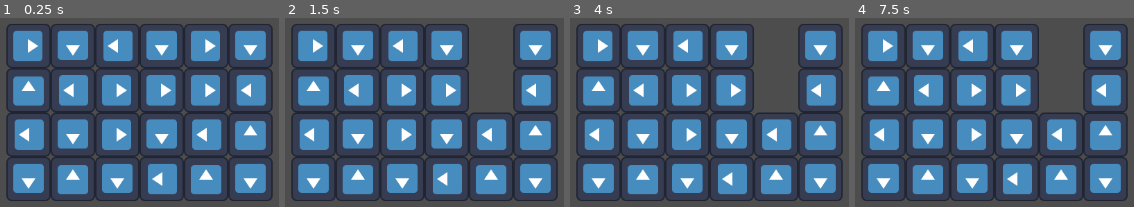
Above: before the commit, frames 1-4 (left to right).
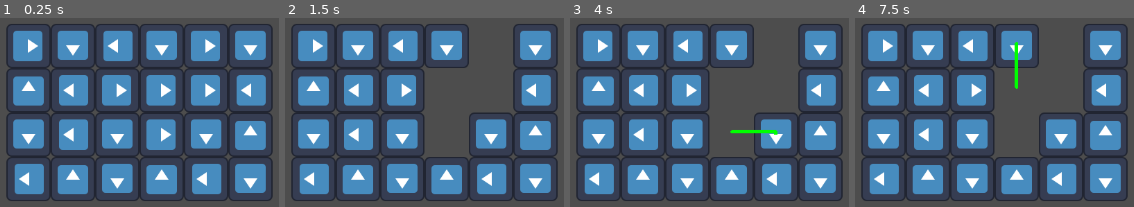
Above: after the commit, the same moments.

Repository: sbxte/gimapp25-hands-on
Game: Godot game, scene res://scenes/Main.tscn
Two runs of this game, one before a commit and one after it. Both use one fixed random seed, a clock stepped at 60 frames per second and the inputs below. The engine's default icon, where the game draws it, is replaced by a stand-in: a white triangle on a blue panel in a dark square.
Inputs (mouse positions are in pixels of both pictures, inside the frame that each line leads up to):
- Up to frame 1 (0.25 s): no input
- Up to frame 2 (1.5 s): tap Enter at 0.5 s; drag from (491, 89) to (outside the picture) at 0.52 s; tap Space at 1.25 s; drag from (446, 89) to (385, 203) at 1.27 s
- Up to frame 3 (4 s): tap Enter at 2, 3.5 s; move the mouse to (687, 89) at 2.02 s; click (687, 89) at 2.17 s; tap Space at 2.75 s; drag from (687, 135) to (outside the picture) at 2.77 s; drag from (776, 135) to (748, 112) at 3.52 s
- Up to frame 4 (7.5 s): tap Space at 4.25 s; drag from (927, 89) to (outside the picture) at 4.27 s; move the mouse to (927, 135) at 5.02 s; click (927, 135) at 5.17 s; drag from (1016, 135) to (outside the picture) at 5.77 s; drag from (1106, 178) to (outside the picture) at 6.52 s; drag from (1016, 46) to (955, 203) at 7.27 s

The runs differ from the first frame. In frame 1, 3.0% of the frame differs, in the area x 4-80%, y 53-94%; in frame 2, 7.1%; in frame 3, 7.2%; in frame 4, 7.3%, in the area x 4-80%, y 12-94%.

Commit message:
style: comments explaining procedural level generator

Diff:
--- a/scripts/main.gd
+++ b/scripts/main.gd
@@ -44,8 +44,6 @@
 		draw_line(path[point_i - 1], path[point_i], Color.GREEN, 5.0)
 
 func cat_mouse_click(pos: Vector2, cat: Cat) -> void:
-	# When beginning to press and mouse is hovering above a cat,
-	# clear the existing path and append the first point in the line path
 	if not dragging:
 		start_path(pos, cat)
 
@@ -89,43 +87,69 @@
 	queue_redraw()
 
 func gen_cats_rect() -> void:
+	# Align the grid to the center of the screen
 	var grid_shift := DisplayServer.window_get_size() / 2
+
+	# Half of the grid size (division by 2 via bitshift)
+	# Generate min_half onion layers at most
 	var x_half := grid_size.x >> 1
 	var y_half := grid_size.y >> 1
 	var min_half := mini(x_half, y_half)
+
 	var cells_taken = []
 	for i in range(min_half):
+		# Width and height of the i-th onion layer
 		var width := (x_half - min_half + 1 + i) * 2
 		var height := (y_half - min_half + 1 + i) * 2
 		var area := 2 * (width + height - 2)
 		var pairs := area >> 1
+
 		cells_taken.clear()
 		cells_taken.resize(area)
 		cells_taken.fill(false)
+
 		for p in range(pairs):
 			var type = randi_range(1, 4)
 			for _i in range(2):
+				# Pos vec aligned with origin (0,0) at the top left corner of the i-th onion layer
+				# And (width - 1, height - 1) at the bottom right corner of the i-th onion layer
 				var pos: Vector2i
 				while true:
+					# Keep randomly selecting till a cell that is not taken yet is found
+					# Probably inefficient but meh :p
 					var ridx = randi_range(0, area - 1)
-					if not cells_taken[ridx]:
-						if ridx < width:
-							pos = Vector2i(ridx, 0)
-						elif ridx < width + height - 1:
-							pos = Vector2i(width - 1, ridx - width + 1)
-						elif ridx < 2 * width + height - 2:
-							pos = Vector2i((width - 1) - (ridx - (width + height - 1)) - 1, height - 1)
-						else:
-							pos = Vector2i(0, (height - 1) - (ridx - (2 * width + height - 2)) - 1)
-						cells_taken[ridx] = true
-						break
+					if cells_taken[ridx]:
+						continue
 
+					# Generates i-th onion layer with indicies mapped to
+					# top edge with corners,
+					# bottom edge with corners,
+					# left edge without corners,
+					# right edge without corners
+					# in that order
+					if ridx < width:
+						pos = Vector2i(ridx, 0)
+					elif ridx < 2 * width:
+						pos = Vector2i(ridx - width, height - 1)
+					elif ridx < 2 * width + height - 2:
+						pos = Vector2i(0, ridx - (2 * width) + 1)
+					else:
+						pos = Vector2i(width - 1, ridx - (2 * width + height - 2) + 1)
+
+					cells_taken[ridx] = true
+					break
+
+				# Instantiate cat
+				# Transform pos vec back into screen space
 				var instance: Cat = cat_scene.instantiate()
 				var pos_shift = pos - Vector2i(i + (x_half - min_half), i + (y_half - min_half))
-				instance.position = Vector2(pos_shift.x * snap_vec.x, pos_shift.y * snap_vec.y) + Vector2(grid_shift.x, grid_shift.y) - snap_vec / 2
+				instance.position = \
+					Vector2(pos_shift.x * snap_vec.x, pos_shift.y * snap_vec.y) \
+					+ Vector2(grid_shift.x, grid_shift.y) - snap_vec / 2
 				instance.type = type
 				add_child(instance)
 
+# Cancel drag when mouse exists play area
 func confine_to_play_area() -> void:
 	var play_area := grid_size / 2 + Vector2i.ONE
 	var play_area_scaled := Vector2(play_area.x * snap_vec.x, play_area.y * snap_vec.y)
